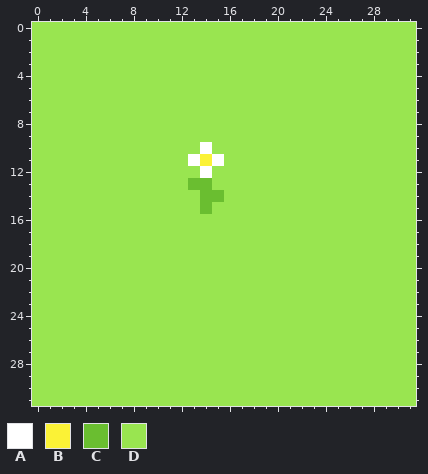
File history of a pixel-art file, dev/asprite/flower.aseprite. The first picture shows the starting point.
32x32 pixels, 1 frame.
Palette (. is transparent): A #ffffff  B #fbf236  C #6abe30  D #99e550
Now the later version:
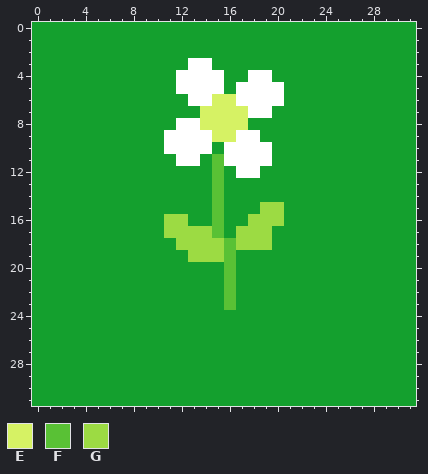
Colours new in this view: E #d6f264  F #59c135  G #9cdb43
Edits made:
@@ palette @@
-D #99e550
+D #14a02e
@@ x 9..22 @@
  2 DDDDDDDDDDDDDD
- 3 DDDDDDDDDDDDDD
- 4 DDDDDDDDDDDDDD
- 5 DDDDDDDDDDDDDD
- 6 DDDDDDDDDDDDDD
- 7 DDDDDDDDDDDDDD
- 8 DDDDDDDDDDDDDD
- 9 DDDDDDDDDDDDDD
-10 DDDDDADDDDDDDD
-11 DDDDABADDDDDDD
-12 DDDDDADDDDDDDD
-13 DDDDCCDDDDDDDD
-14 DDDDDCCDDDDDDD
-15 DDDDDCDDDDDDDD
-16 DDDDDDDDDDDDDD
-17 DDDDDDDDDDDDDD
-18 DDDDDDDDDDDDDD
-19 DDDDDDDDDDDDDD
-20 DDDDDDDDDDDDDD
-21 DDDDDDDDDDDDDD
-22 DDDDDDDDDDDDDD
-23 DDDDDDDDDDDDDD
+ 3 DDDDAADDDDDDDD
+ 4 DDDAAAADDAADDD
+ 5 DDDAAAADAAAADD
+ 6 DDDDAAEEAAAADD
+ 7 DDDDDEEEEAADDD
+ 8 DDDAAEEEEDDDDD
+ 9 DDAAAAEEAADDDD
+10 DDAAAADAAAADDD
+11 DDDAADFAAAADDD
+12 DDDDDDFDAADDDD
+13 DDDDDDFDDDDDDD
+14 DDDDDDFDDDDDDD
+15 DDDDDDFDDDGGDD
+16 DDGGDDFDDGGGDD
+17 DDGGGGFDGGGDDD
+18 DDDGGGGFGGGDDD
+19 DDDDGGGFDDDDDD
+20 DDDDDDDFDDDDDD
+21 DDDDDDDFDDDDDD
+22 DDDDDDDFDDDDDD
+23 DDDDDDDFDDDDDD
 24 DDDDDDDDDDDDDD
